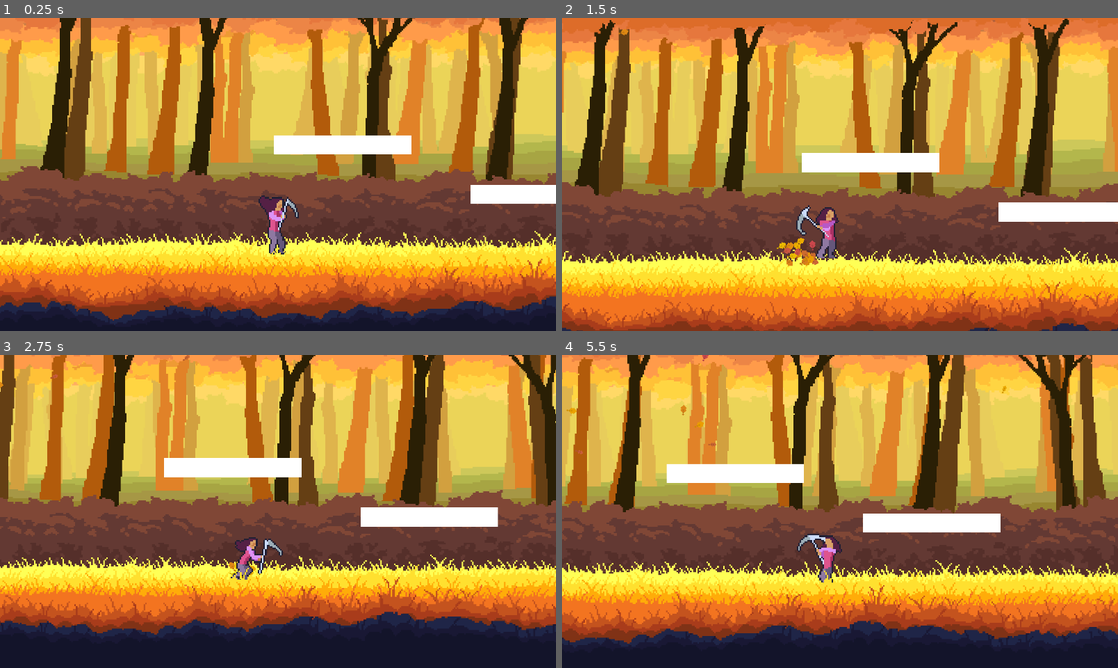
Above: before the commit, frames 1-4 (two rows, left to right).
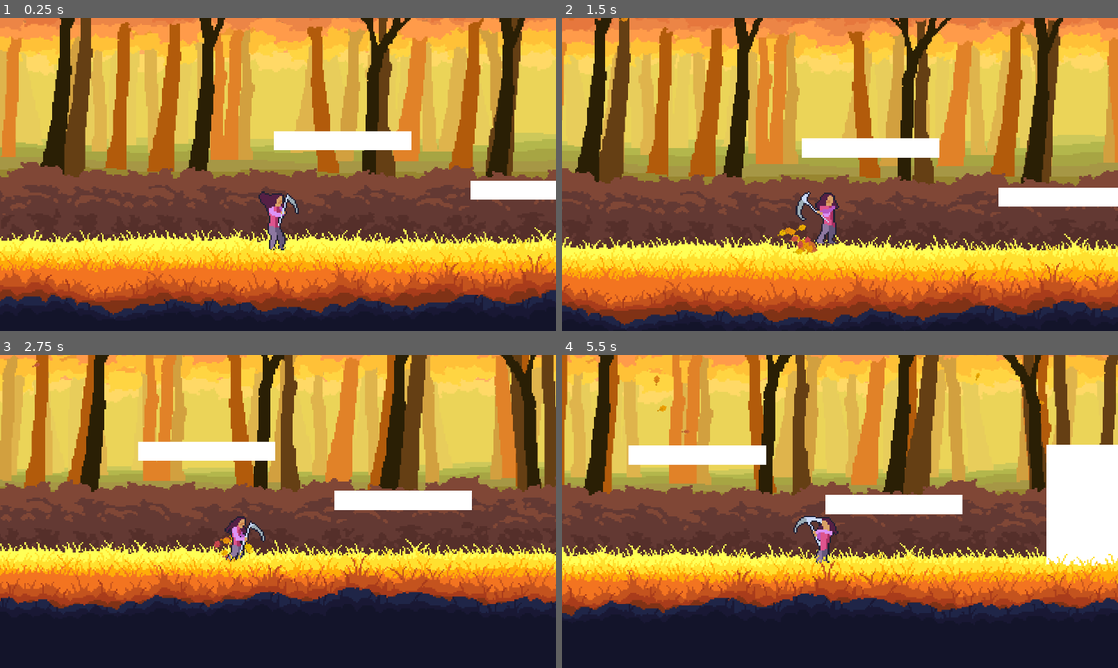
Above: after the commit, the same moments.

Repository: LordRevan36/software_development_platformer
Game: Godot game, scene res://main.tscn
The game is run twice, just before and just after one commit, with the same random seed, the same clock (stepped at 60 frames per second) and the same inputs.
Inputs:
- Up to frame 1 (0.25 s): no input
- Up to frame 2 (1.5 s): hold C (FlipRight) 0.53-1.28 s; tap X (Attack 1) at 0.6, 1.35 s; hold Z (FlipLeft) from 1.28 s (still down)
- Up to frame 3 (2.75 s): release Z (FlipLeft) at 2.03 s; hold C (FlipRight) from 2.03 s (still down); tap X (Attack 1) at 2.1 s
- Up to frame 4 (5.5 s): release C (FlipRight) at 2.78 s; hold W (Up) 2.78-3.53 s; tap X (Attack 1) every 0.75 s from 2.85 to 5.1 s; hold Z (FlipLeft) from 3.53 s (still down)

The runs differ from the first frame. In frame 1, 21% of the frame differs, in the area x 0-100%, y 0-98%; in frame 2, 50%; in frame 3, 68%; in frame 4, 74%, in the area x 0-100%, y 0-94%.

Commit message:
FRICTION/AIR CONTROL, SIMPLIFYING, VARIOUS CHANGES
nearly done with this branch, I think. Looking to implement coyote timing and maybe making the code a little more readable, then MIGHT try to push?

Diff:
--- a/software-development-platformer/Player/movement_particles.gd
+++ b/software-development-platformer/Player/movement_particles.gd
@@ -21,4 +21,5 @@
 	jump_particle.restart()
 
 func _on_player_landed() -> void:
+	land_particle.amount = int(15+player.velocity.y/50) #BROKEN RN. landing velocity is always recorded the same because ground slows player.
 	land_particle.restart()
--- a/software-development-platformer/Player/player.gd
+++ b/software-development-platformer/Player/player.gd
@@ -5,14 +5,18 @@
 
 const SPEED = 288.0
 const JUMP_VELOCITY = -520.0
+
+var friction = 0.9 #value from 0 to 1. 1 means full friction on floor when running, 0 means full icy floor
+var air_control = 0.5 #value from 0 to 1, lets you control how easily player can control their air movement
+
 var was_on_floor = false #replaces old hardLand; simply stores last frame's is_on_floor for detecting landing.
 var direction = 0
 var facing = 1 #1 for right, -1 for left. like direction, but doesnt change if we dont want it to
 var state = "idle" #state variable so physics doesn't depend on animations (bad practice i think?)
-
 var time := 0.0 #time
 var crouchStartTime := 0.0 #used to store how long player crouches down for
-var jumpVelocity = Vector2(0,0) #stores x velocity of player immediately after jumping
+var jumpVelocity = Vector2(0,0) #stores velocity of player immediately after jumping
+var landVelocity = Vector2(0,0) #stores velocity of player immediately before landing
 var slow = 1 #stores velocity vector of player immediately before attacking
 
 
@@ -37,6 +41,14 @@
 	else:
 		velocity += get_gravity() * delta
 
+	# LANDING
+	if is_on_floor() and !was_on_floor:
+		landed.emit()
+		if state == "backflip" or state == "frontflip":
+			state = "flipland"
+		else:
+			state = "land"
+
 
 	# ATTACKING
 	if Input.is_action_just_pressed("Attack 1"):
@@ -53,22 +65,32 @@
 
 	if is_on_floor():
 
-		# run
-		velocity.x = move_toward(velocity.x, SPEED * direction, SPEED/4)
+		# MOVEMENT ON GROUND, includes friction and slight sliding on landing. values will likely need to be tweaked later
+		if (state == "crouch"):
+			slow = (0.8-(time-crouchStartTime)*1.5)/friction #slows movement if holding jumps
+		elif state == "run":
+			velocity.x = move_toward(velocity.x, SPEED * direction, SPEED/4*friction)
+		elif state == "idle" or state == "land":
+			velocity.x = move_toward(velocity.x, SPEED * direction, SPEED/8*friction)
+		elif state == "flipland":
+			velocity.x = move_toward(velocity.x, SPEED * direction, SPEED/32*friction)
 
 		# sees if on ground and not currently crouched or otherwise occupied
-		if state != "crouch" and state != "attack":
+		if state != "crouch" and state != "attack" and state != "flipland":
 			if direction != 0:
 				state = "run"
 			elif state != "land": #this way, you can still run after landing, which feels better
 				state = "idle"
+
+		# CROUCHING DOWN
+		if state != "crouch" and state != "attack":
 			if (Input.is_action_just_pressed("Up") or Input.is_action_just_pressed("FlipLeft") or Input.is_action_just_pressed("FlipRight")):
 				state = "crouch"
 				crouchStartTime = time
 
 		# HOLDING JUMP/FLIP
 		if (state == "crouch"):
-			slow = 1-(time-crouchStartTime)*1.5 #slows movement if holding jumps
+			slow = (0.8-(time-crouchStartTime)*1.5)/friction #slows movement if holding jumps
 
 			#JUMPING/FLIPPING
 			if ((time-crouchStartTime)>0.5): #if player's held down the jump/flip button too long:
@@ -100,25 +122,22 @@
 
 
 	else: #not on floor
-		#SETS FALLING IF IN AIR AND Not OTHER ACTION
+		#SETS FALLING IF IN AIR AND NOT DOING OTHER ACTION
 		if (state != "jump") and (state != "backflip") and (state != "frontflip") and (state != "attack"):
 			state = "fall"
-		#MIDAIR MOVEMENT. not during flips though
+
+		#MIDAIR MOVEMENT. not during flips though! To nerf  them
 		if state == "jump" or state == "fall":
-			velocity.x = lerp(velocity.x, SPEED*direction, 0.2)
-
-
-
-
-	#LANDING
-	if is_on_floor() and !was_on_floor:
-		landed.emit()
-		state = "land"
-
-	was_on_floor = is_on_floor()	 #value used in subsequent frame to see if player just landed
+			velocity.x = lerp(velocity.x, SPEED*direction, 0.2*air_control)
+		if state == "backflip" or state == "frontflip":
+			velocity.x = lerp(velocity.x, jumpVelocity.x, 0.02) #so bumping a wall doesnt fully stop momentum
+
+
+
+	was_on_floor = is_on_floor()	 #value used isn subsequent frame to see if player just landed
 
 	if state == "attack":
-		slow = 0.5 #used to slow player's velocity for effects
+		slow = 0.5 #used to slow player's velocity right before calculations for effects
 	velocity *= slow
 	move_and_slide()
 	velocity /= slow
@@ -143,24 +162,30 @@
 		state = "fall" ##THIS IS A BAD SOLUTION BUT I STRUGGLE TO FIND A WORKAROUND. Ideally, updateAnimations wouldn't affect any physics processes at all!
 	elif state == "backflip":
 		AnimSprite.play("backflip")
-		await AnimSprite.animation_finished
-		state = "fall"
+		#await AnimSprite.animation_finished
+		#state = "fall"
 	elif state == "frontflip":
 		AnimSprite.play("frontflip")
-		await AnimSprite.animation_finished
-		state = "fall"
+		#await AnimSprite.animation_finished
+		#state = "fall"
 	elif state == "fall":
 		AnimSprite.play("fall")
 	elif state == "attack":
 		AnimSprite.play("attack")
 		await AnimSprite.animation_finished
-		state = "idle" #AGAIN I DONT LIKE DOING THIS. Could create a timer and set the state in physics_process, but im too lazy rn.
+		if AnimSprite.animation == "attack": #prevents waiting for ANY animation to end if this one is interrupted
+			state = "idle" #AGAIN I DONT LIKE DOING THIS. Could create a timer and set the state in physics_process, but im too lazy rn.
 		attack_finished.emit()
 	elif state == "land":
 		AnimSprite.play("land")
 		await AnimSprite.animation_finished
-		state = "idle"
-
+		if AnimSprite.animation == "land":
+			state = "idle"
+	elif state == "flipland":
+		AnimSprite.play("flipland")
+		await AnimSprite.animation_finished
+		if AnimSprite.animation == "flipland":
+			state = "idle"
 func jump():
 	velocity.y = (JUMP_VELOCITY+JUMP_VELOCITY*(time-crouchStartTime)/2)
 	state = "jump"
--- a/software-development-platformer/Player/player.tscn
+++ b/software-development-platformer/Player/player.tscn
@@ -64,6 +64,10 @@
 atlas = ExtResource("2_gwnis")
 region = Rect2(896, 672, 224, 224)
 
+[sub_resource type="AtlasTexture" id="AtlasTexture_76lrf"]
+atlas = ExtResource("2_gwnis")
+region = Rect2(1120, 672, 224, 224)
+
 [sub_resource type="AtlasTexture" id="AtlasTexture_btcbx"]
 atlas = ExtResource("2_gwnis")
 region = Rect2(896, 1120, 224, 224)
@@ -84,6 +88,18 @@
 atlas = ExtResource("2_gwnis")
 region = Rect2(672, 1344, 224, 224)
 
+[sub_resource type="AtlasTexture" id="AtlasTexture_maysp"]
+atlas = ExtResource("2_gwnis")
+region = Rect2(1120, 672, 224, 224)
+
+[sub_resource type="AtlasTexture" id="AtlasTexture_1l10g"]
+atlas = ExtResource("2_gwnis")
+region = Rect2(1344, 672, 224, 224)
+
+[sub_resource type="AtlasTexture" id="AtlasTexture_6rl0i"]
+atlas = ExtResource("2_gwnis")
+region = Rect2(0, 896, 224, 224)
+
 [sub_resource type="AtlasTexture" id="AtlasTexture_i4o1l"]
 atlas = ExtResource("2_gwnis")
 region = Rect2(1120, 672, 224, 224)
@@ -112,10 +128,6 @@
 atlas = ExtResource("2_gwnis")
 region = Rect2(1344, 448, 224, 224)
 
-[sub_resource type="AtlasTexture" id="AtlasTexture_8ynux"]
-atlas = ExtResource("2_gwnis")
-region = Rect2(1344, 672, 224, 224)
-
 [sub_resource type="AtlasTexture" id="AtlasTexture_d30e8"]
 atlas = ExtResource("2_gwnis")
 region = Rect2(0, 0, 224, 224)
@@ -144,17 +156,9 @@
 atlas = ExtResource("2_gwnis")
 region = Rect2(0, 1344, 224, 224)
 
-[sub_resource type="AtlasTexture" id="AtlasTexture_maysp"]
-atlas = ExtResource("2_gwnis")
-region = Rect2(1120, 672, 224, 224)
-
-[sub_resource type="AtlasTexture" id="AtlasTexture_1l10g"]
-atlas = ExtResource("2_gwnis")
-region = Rect2(1344, 672, 224, 224)
-
-[sub_resource type="AtlasTexture" id="AtlasTexture_6rl0i"]
-atlas = ExtResource("2_gwnis")
-region = Rect2(0, 896, 224, 224)
+[sub_resource type="AtlasTexture" id="AtlasTexture_sm0op"]
+atlas = ExtResource("2_gwnis")
+region = Rect2(1120, 1120, 224, 224)
 
 [sub_resource type="AtlasTexture" id="AtlasTexture_6eb1q"]
 atlas = ExtResource("2_gwnis")
@@ -256,8 +260,11 @@
 }, {
 "duration": 1.0,
 "texture": SubResource("AtlasTexture_8mwp6")
-}],
-"loop": false,
+}, {
+"duration": 1.0,
+"texture": SubResource("AtlasTexture_76lrf")
+}],
+"loop": true,
 "name": &"backflip",
 "speed": 12.0
 }, {
@@ -287,31 +294,42 @@
 "speed": 6.0
 }, {
 "frames": [{
-"duration": 1.33,
+"duration": 1.0,
+"texture": SubResource("AtlasTexture_maysp")
+}, {
+"duration": 1.0,
+"texture": SubResource("AtlasTexture_1l10g")
+}, {
+"duration": 1.0,
+"texture": SubResource("AtlasTexture_6rl0i")
+}],
+"loop": false,
+"name": &"flipland",
+"speed": 12.0
+}, {
+"frames": [{
+"duration": 1.0,
 "texture": SubResource("AtlasTexture_i4o1l")
 }, {
-"duration": 1.33,
+"duration": 1.0,
 "texture": SubResource("AtlasTexture_j2n6q")
 }, {
-"duration": 1.33,
+"duration": 1.0,
 "texture": SubResource("AtlasTexture_c6x0f")
 }, {
-"duration": 1.33,
+"duration": 1.0,
 "texture": SubResource("AtlasTexture_jp1hh")
 }, {
-"duration": 1.33,
+"duration": 1.0,
 "texture": SubResource("AtlasTexture_qs4pp")
 }, {
-"duration": 1.33,
+"duration": 1.0,
 "texture": SubResource("AtlasTexture_iyprq")
 }, {
-"duration": 1.33,
+"duration": 1.0,
 "texture": SubResource("AtlasTexture_f4lon")
-}, {
-"duration": 1.33,
-"texture": SubResource("AtlasTexture_8ynux")
-}],
-"loop": false,
+}],
+"loop": true,
 "name": &"frontflip",
 "speed": 12.0
 }, {
@@ -348,10 +366,7 @@
 }, {
 "frames": [{
 "duration": 1.0,
-"texture": SubResource("AtlasTexture_maysp")
-}, {
-"duration": 1.0,
-"texture": SubResource("AtlasTexture_1l10g")
+"texture": SubResource("AtlasTexture_sm0op")
 }, {
 "duration": 1.0,
 "texture": SubResource("AtlasTexture_6rl0i")
@@ -402,8 +417,9 @@
 "speed": 12.0
 }]
 
-[sub_resource type="RectangleShape2D" id="RectangleShape2D_onrkg"]
-size = Vector2(37, 127)
+[sub_resource type="CapsuleShape2D" id="CapsuleShape2D_gwnis"]
+radius = 19.0
+height = 119.0
 
 [sub_resource type="AtlasTexture" id="AtlasTexture_b1ygp"]
 atlas = ExtResource("3_btcbx")
@@ -452,12 +468,12 @@
 
 [node name="PlayerSprite" type="AnimatedSprite2D" parent="."]
 sprite_frames = SubResource("SpriteFrames_sh265")
-animation = &"fall"
+animation = &"idle"
 autoplay = "idle"
 
 [node name="PlayerHitbox" type="CollisionShape2D" parent="."]
-position = Vector2(-7.5, 47.5)
-shape = SubResource("RectangleShape2D_onrkg")
+position = Vector2(2, 51)
+shape = SubResource("CapsuleShape2D_gwnis")
 
 [node name="Slash" type="AnimatedSprite2D" parent="."]
 visible = false
@@ -468,6 +484,7 @@
 frame_progress = 1.0
 
 [node name="Attack" type="Area2D" parent="."]
+visible = false
 position = Vector2(41, 26)
 scale = Vector2(0.5, 0.5)
 
@@ -476,5 +493,8 @@
 rotation = 1.5707964
 shape = SubResource("CapsuleShape2D_btcbx")
 
+[node name="CoyoteJumpTimer" type="Timer" parent="."]
+wait_time = 0.2
+
 [connection signal="animation_finished" from="PlayerSprite" to="." method="_on_player_animation_finished"]
 [connection signal="animation_finished" from="Slash" to="." method="_on_slash_animation_finished"]
--- a/software-development-platformer/camera.gd
+++ b/software-development-platformer/camera.gd
@@ -10,4 +10,4 @@
 
 # Called every frame. 'delta' is the elapsed time since the previous frame.
 func _process(delta: float) -> void:
-	offset = offset.lerp(player.velocity/1.5+Vector2(0,-100), delta * lerp_speed)
+	offset = offset.lerp(player.velocity/1.5+Vector2(0,-50), delta * lerp_speed)
--- a/software-development-platformer/main.tscn
+++ b/software-development-platformer/main.tscn
@@ -130,11 +130,11 @@
 turbulence_influence_min = 0.0
 turbulence_influence_max = 0.2
 
+[sub_resource type="RectangleShape2D" id="RectangleShape2D_ycdy4"]
+size = Vector2(366, 50)
+
 [sub_resource type="WorldBoundaryShape2D" id="WorldBoundaryShape2D_0xm2m"]
 distance = -285.0
-
-[sub_resource type="RectangleShape2D" id="RectangleShape2D_ycdy4"]
-size = Vector2(366, 50)
 
 [node name="Main" type="Node"]
 
@@ -884,6 +884,46 @@
 fixed_fps = 24
 process_material = SubResource("ParticleProcessMaterial_yaehf")
 
+[node name="TempPlatform" type="StaticBody2D" parent="."]
+position = Vector2(1, -283)
+
+[node name="CollisionShape2D" type="CollisionShape2D" parent="TempPlatform"]
+position = Vector2(173, -15)
+shape = SubResource("RectangleShape2D_ycdy4")
+
+[node name="ColorRect" type="ColorRect" parent="TempPlatform"]
+offset_left = -10.0
+offset_top = -40.0
+offset_right = 355.0
+offset_bottom = 11.0
+
+[node name="TempPlatform2" type="StaticBody2D" parent="."]
+position = Vector2(523, -152)
+
+[node name="CollisionShape2D" type="CollisionShape2D" parent="TempPlatform2"]
+position = Vector2(173, -15)
+shape = SubResource("RectangleShape2D_ycdy4")
+
+[node name="ColorRect" type="ColorRect" parent="TempPlatform2"]
+offset_left = -10.0
+offset_top = -40.0
+offset_right = 355.0
+offset_bottom = 11.0
+
+[node name="TempPlatform3" type="StaticBody2D" parent="."]
+position = Vector2(1111, -50.000015)
+scale = Vector2(1, 6.8799996)
+
+[node name="CollisionShape2D" type="CollisionShape2D" parent="TempPlatform3"]
+position = Vector2(173, -15)
+shape = SubResource("RectangleShape2D_ycdy4")
+
+[node name="ColorRect" type="ColorRect" parent="TempPlatform3"]
+offset_left = -10.0
+offset_top = -40.0
+offset_right = 355.0
+offset_bottom = 11.0
+
 [node name="Parallax100" type="Node2D" parent="."]
 position = Vector2(1, -295)
 
@@ -1075,31 +1115,5 @@
 [node name="CollisionShape2D" type="CollisionShape2D" parent="Floor"]
 shape = SubResource("WorldBoundaryShape2D_0xm2m")
 
-[node name="TempPlatform" type="StaticBody2D" parent="."]
-position = Vector2(1, -283)
-
-[node name="CollisionShape2D" type="CollisionShape2D" parent="TempPlatform"]
-position = Vector2(173, -15)
-shape = SubResource("RectangleShape2D_ycdy4")
-
-[node name="ColorRect" type="ColorRect" parent="TempPlatform"]
-offset_left = -10.0
-offset_top = -40.0
-offset_right = 355.0
-offset_bottom = 11.0
-
-[node name="TempPlatform2" type="StaticBody2D" parent="."]
-position = Vector2(523, -152)
-
-[node name="CollisionShape2D" type="CollisionShape2D" parent="TempPlatform2"]
-position = Vector2(173, -15)
-shape = SubResource("RectangleShape2D_ycdy4")
-
-[node name="ColorRect" type="ColorRect" parent="TempPlatform2"]
-offset_left = -10.0
-offset_top = -40.0
-offset_right = 355.0
-offset_bottom = 11.0
-
 [connection signal="jumped" from="Player" to="Player/MovementParticles" method="_on_player_jumped"]
 [connection signal="landed" from="Player" to="Player/MovementParticles" method="_on_player_landed"]
Not shown: 1 places in software-development-platformer/Player/player.tscn that only renumber resources
